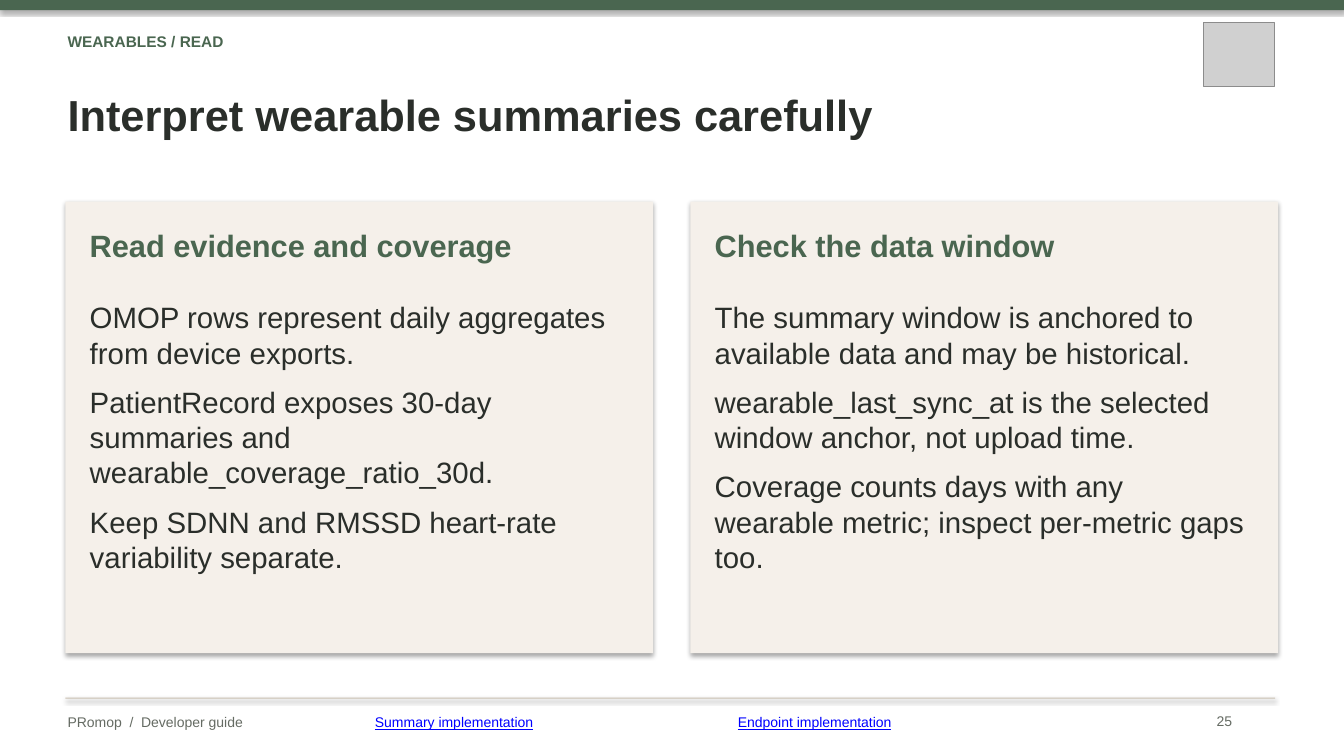
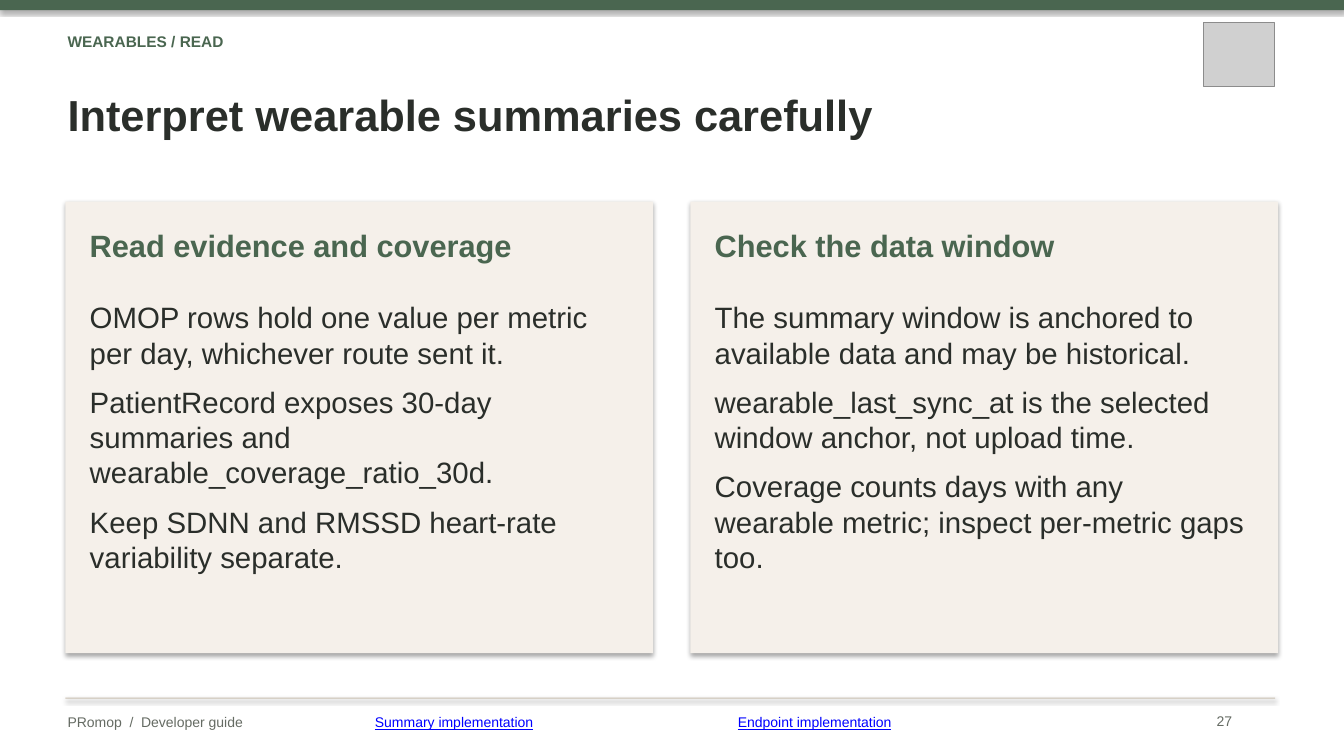
Before and after one commit to healthkey-ai/promop, a slide deck: slide 27 of PRomop_Developer_Guide.pptx (slide 25 before the commit). Drawn at 1344x756 pixels with LibreOffice and Linux fonts; fonts in the diff are those of the drawing; grey boxes stand for pictures. Boxes give left, top, right and bottom in pixels: in the first picture for what was removed or moved away, otherwise in the second. Text is boxed around its words. In the diff, an @@ line names an element or a change of style, - is before the commit and + after.

```diff
--- a/PRomop_Developer_Guide.pptx
+++ b/PRomop_Developer_Guide.pptx
@@ text at <box>90,306,587,369</box>: text changed @@
-OMOP rows represent daily aggregates from device exports.
+OMOP rows hold one value per metric per day, whichever route sent it.
@@ text at <box>1217,716,1233,726</box>: text changed @@
-25
+27
```
Also in this commit, not shown: 8 other slides changed, 2 slides added, 1 slide removed.
